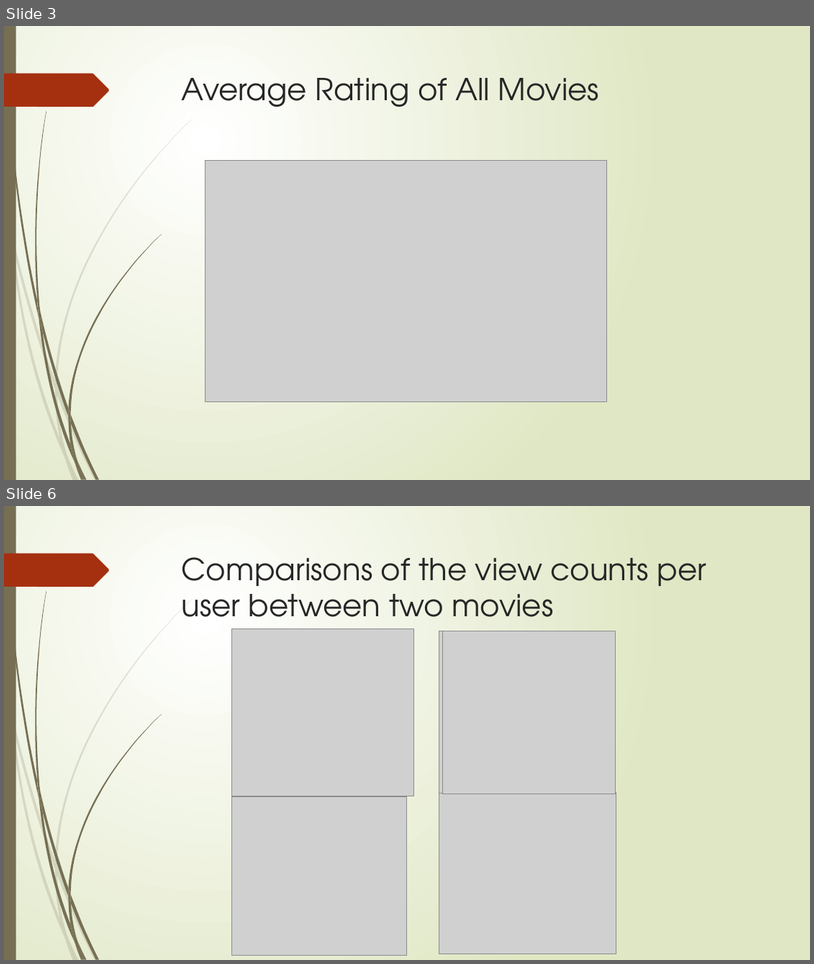
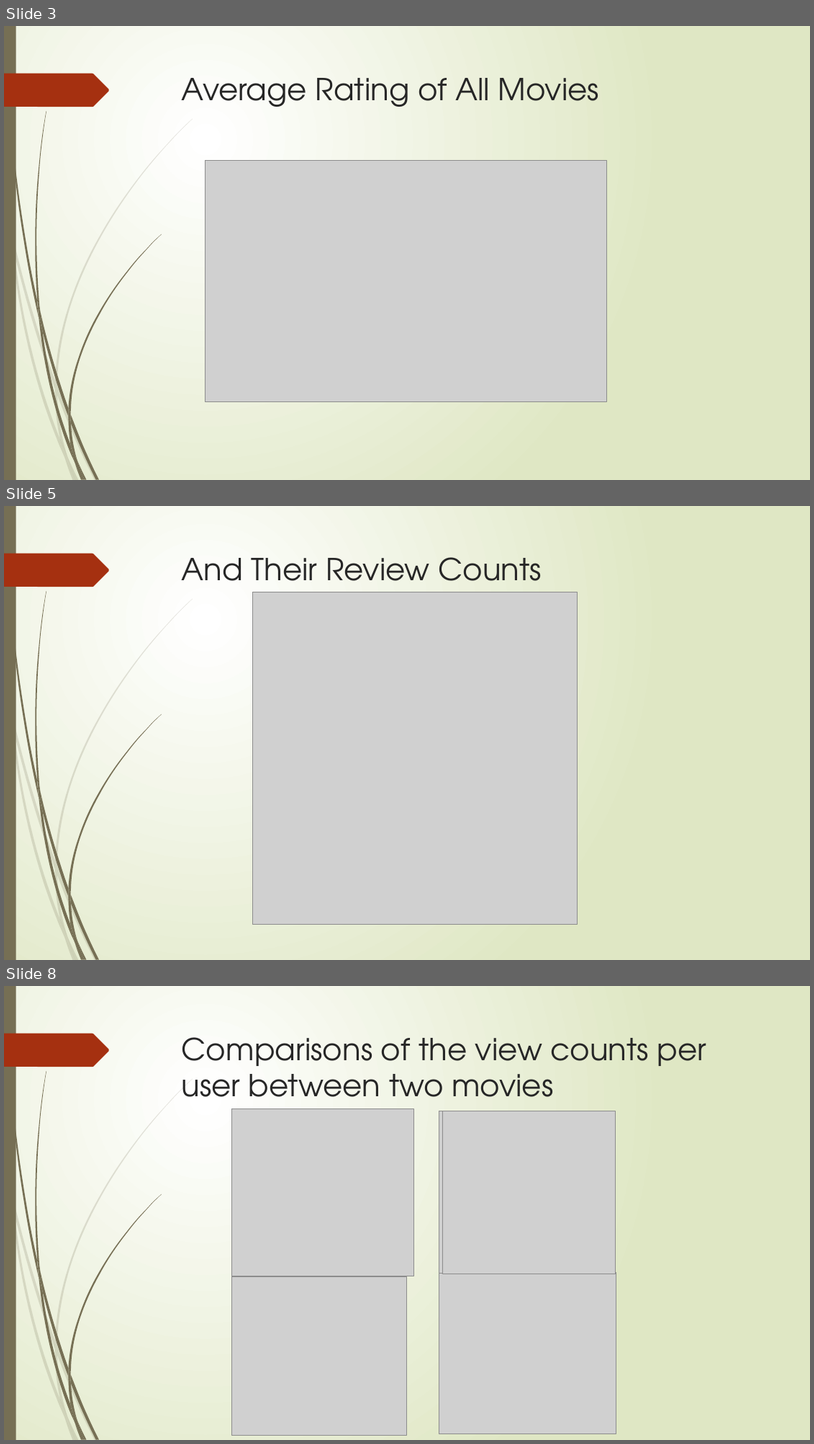
Before and after one commit to manelmahroug/netflix-movie-recommendation, a slide deck: Movie-Recommendation.pptx. Shown one above the other, each under a label of ours: slides 3 and 6 before the commit, slides 3, 5 and 8 after it; the slides between them are not shown. The pictures are 814x964 and 814x1444 pixels, drawn with LibreOffice and Linux fonts; fonts in the diff are those of the drawing; grey boxes stand for pictures. Boxes give left, top, right and bottom in pixels: in the first picture for what was removed or moved away, otherwise in the second. Text is boxed around its words. In the diff, an @@ line names an element or a change of style, - is before the commit and + after.

```diff
--- a/Movie-Recommendation.pptx
+++ b/Movie-Recommendation.pptx
@@ slide 5 added at bbox=[4, 506, 810, 960], background gradient #FFFFFF to #DFE8C4; not listed: 24 template elements that a slide beside it also shows @@
@@ title added at bbox=[182, 557, 542, 595], 36 pt, text #262626 @@
+And Their Review Counts
@@ picture added at bbox=[253, 592, 578, 924] @@
@@ what was slide 6 is now slide 8 @@
```
Also in this commit, not shown: 2 slides changed, 1 other slide added, 3 other files.
